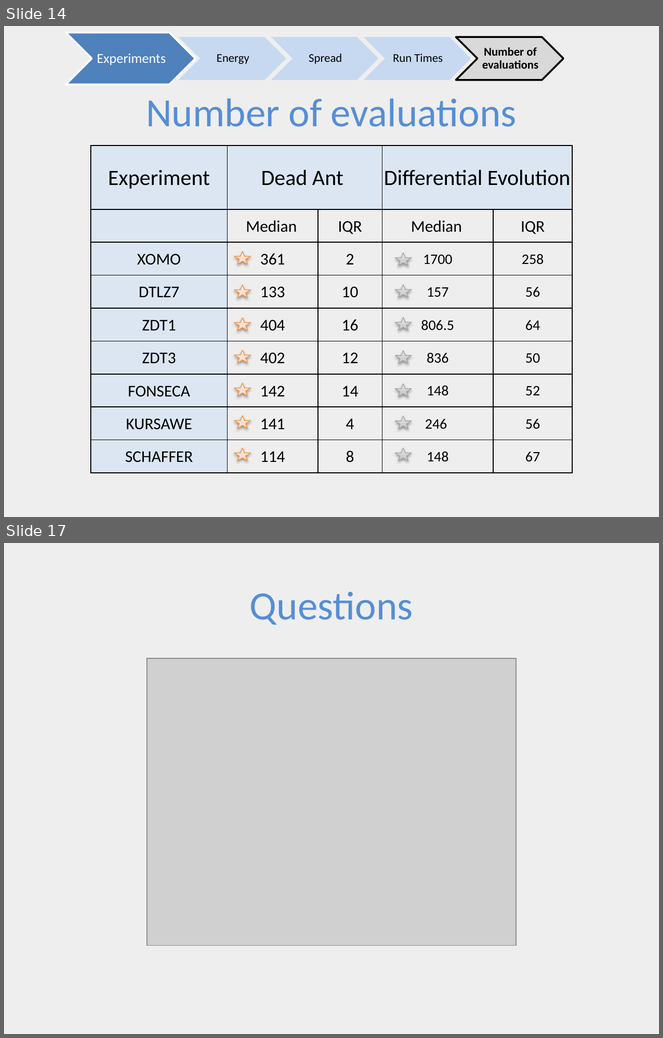
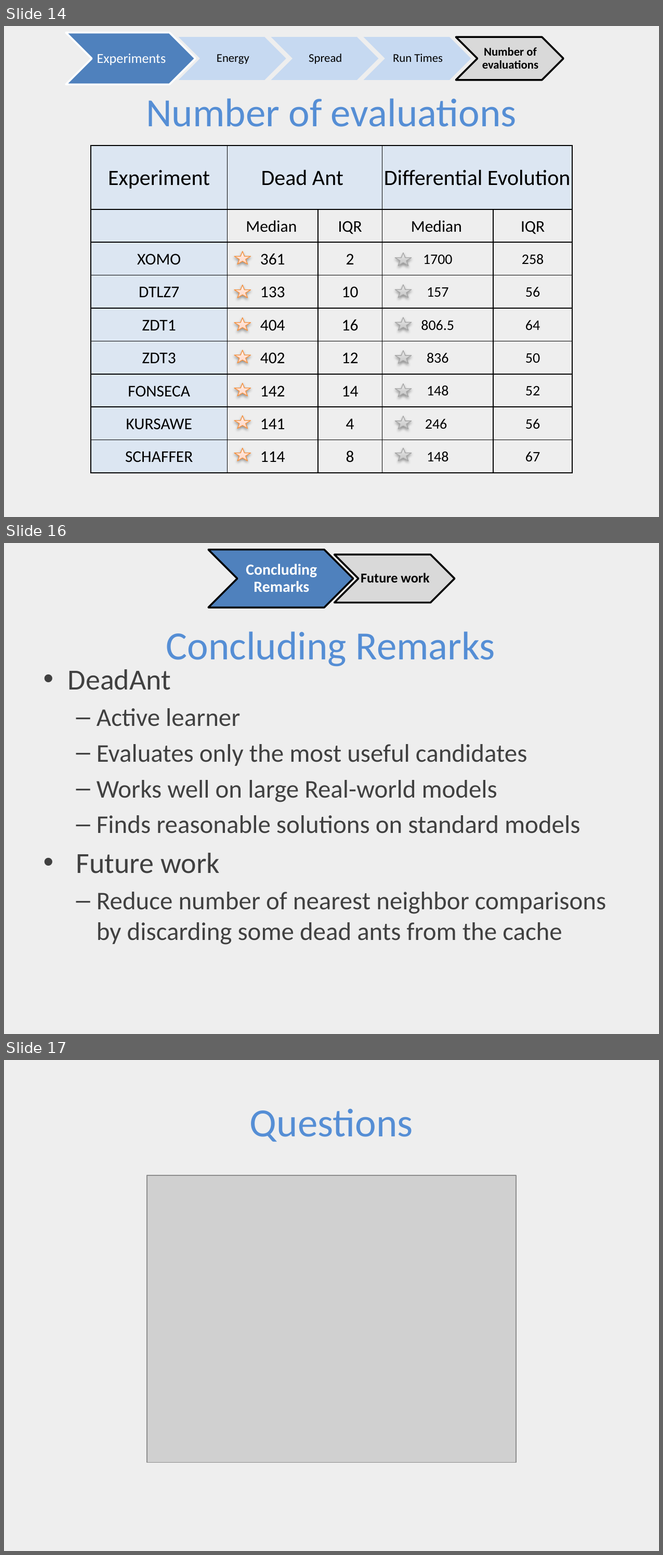
Before and after one commit to ai-se/Rahul, a slide deck: DEADANT/deadAnt.pptx. Shown one above the other, each under a label of ours: slides 14 and 17 before the commit, slides 14, 16 and 17 after it; the slides between them are not shown. The pictures are 663x1038 and 663x1555 pixels, drawn with LibreOffice and Linux fonts; fonts in the diff are those of the drawing; grey boxes stand for pictures. Boxes give left, top, right and bottom in pixels: in the first picture for what was removed or moved away, otherwise in the second. Text is boxed around its words. In the diff, an @@ line names an element or a change of style, - is before the commit and + after.

```diff
--- a/DEADANT/deadAnt.pptx
+++ b/DEADANT/deadAnt.pptx
@@ slide 16 added at [4,543,659,1034], background #D9D9D9 at 43% opacity @@
@@ group added at [208,550,455,607]: 2 chevrons, 2 texts @@
+Concluding Remarks
+Future work
@@ title added at [166,631,495,666], 44 pt, text #558ED5 @@
+Concluding Remarks
@@ text added at [68,669,606,945], 28 pt, text #404040 @@
+• DeadAnt
+  – Active learner
+  – Evaluates only the most useful candidates
+  – Works well on large Real-world models
+  – Finds reasonable solutions on standard models
+• Future work
+  – Reduce number of nearest neighbor comparisons by discarding some dead ants from the cache
```
Also in this commit, not shown: 2 slides changed, 1 slide removed.
